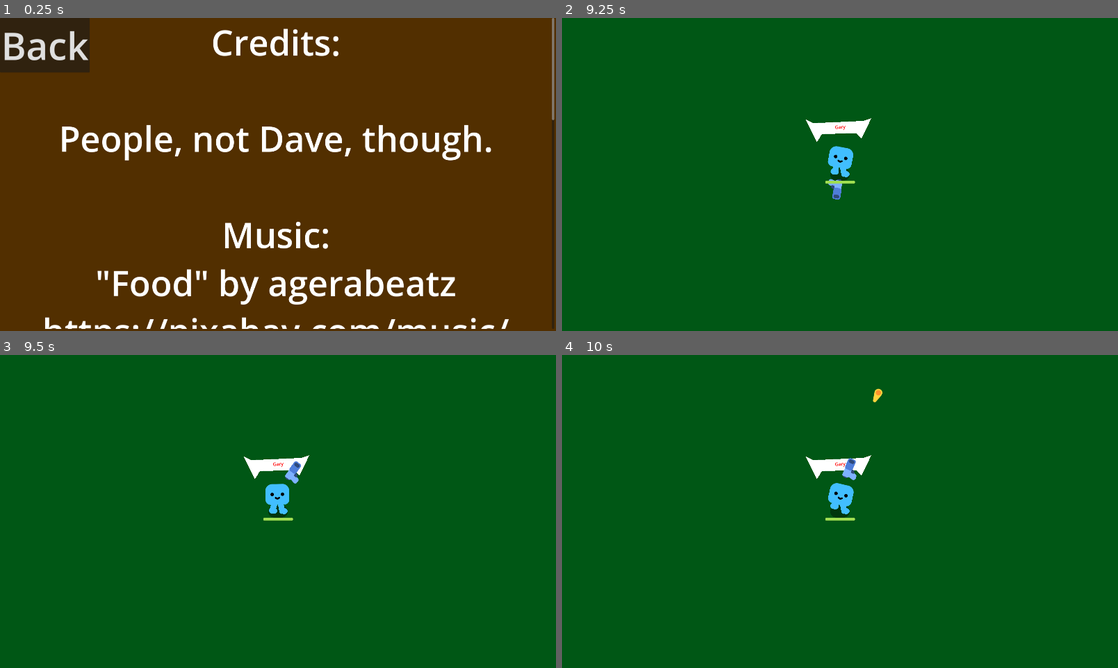
Above: before the commit, frames 1-4 (two rows, left to right).
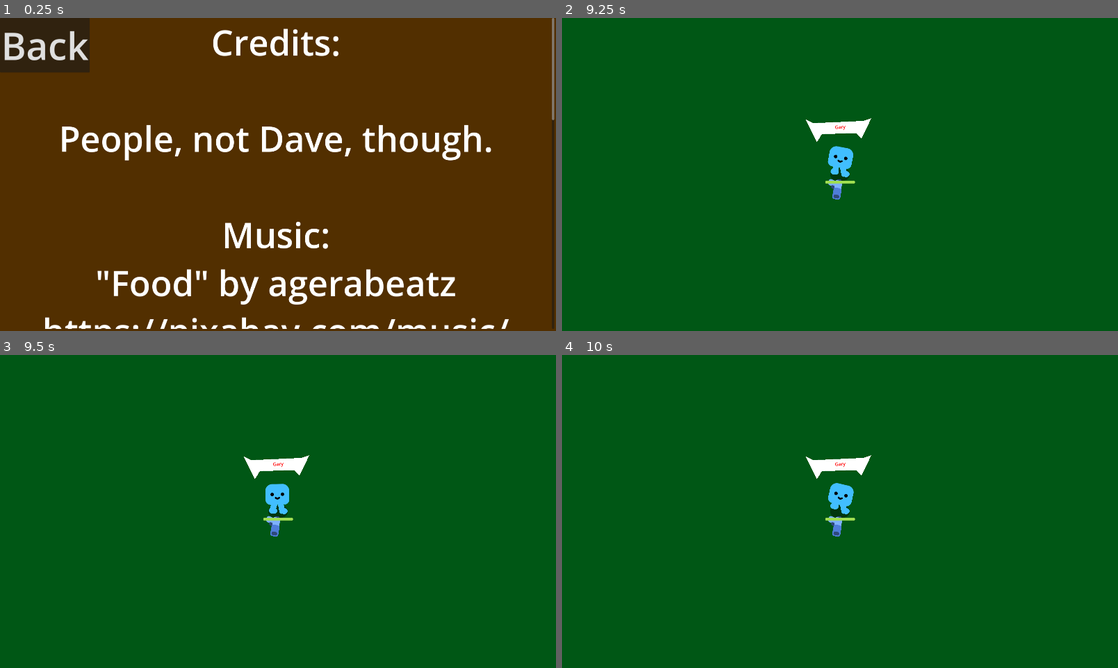
Above: after the commit, the same moments.

Repository: OcksDev/PizzaSurvivors
Game: Godot game, scene res://scenes/menu/credits.tscn
Same seed, same stepped clock (60 frames per second), same inputs: the game is played once before the commit and once after it. This scene is started directly instead of the project's main scene.
Inputs:
- Up to frame 1 (0.25 s): no input
- Up to frame 2 (9.25 s): tap Enter at 0.5 s; hold W (move_up) 0.53-1.25 s; click "Back" at 1.25 s; click "Start" at 2 s; tap Space at 2.75 s; hold W (move_up) 2.78-3.53 s; hold A (move_left) 3.53-5.03 s; hold S (move_down) 5.03-5.78 s; hold D (move_right) 5.78-6.53 s; hold W (move_up) 6.53-7.28 s; hold D (move_right) from 7.28 s (still down)
- Up to frame 3 (9.5 s): keep holding D (move_right)
- Up to frame 4 (10 s): release D (move_right) at 9.53 s; hold S (move_down) from 9.53 s (still down)

Frames 1-2 are identical in both runs. In frame 3, 0.2% of the frame differs, in the area x 47-55%, y 34-58%; in frame 4, 0.3%, in the area x 47-58%, y 10-58%.

Commit message:
enemy wave system

Diff:
--- a/scenes/game/game.tscn
+++ b/scenes/game/game.tscn
@@ -52,8 +52,14 @@
 y_sort_enabled = false
 position = Vector2(958, 542)
 
-[node name="Timer" type="Timer" parent="."]
-autostart = true
+[node name="WaveTimer" type="Timer" parent="."]
+unique_name_in_owner = true
+wait_time = 5.0
+one_shot = true
+
+[node name="SubTimer" type="Timer" parent="WaveTimer"]
+unique_name_in_owner = true
+one_shot = true
 
 [node name="DeadMenu" type="CanvasLayer" parent="."]
 unique_name_in_owner = true
@@ -87,4 +93,5 @@
 panning_strength = 0.0
 
 [connection signal="died_lol" from="PlayerLol" to="." method="_on_player_lol_died_lol"]
-[connection signal="timeout" from="Timer" to="." method="_on_timer_timeout"]
+[connection signal="timeout" from="WaveTimer" to="." method="_on_wave_timer_timeout"]
+[connection signal="timeout" from="WaveTimer/SubTimer" to="." method="_on_timer_timeout"]
--- a/scripts/game/game.gd
+++ b/scripts/game/game.gd
@@ -4,12 +4,15 @@
 @export var nerd_scene : Resource
 
 const STARTING_MUSIC = "res://audio/Food.mp3"
+var enemies_for_wave = -1;
+var current_wave = -1;
 
 func _ready() -> void:
 	# If the music player is not playing or if the music playing is not the starting music, play the starting game music
 	if not MusicPlayer.stream or MusicPlayer.stream.resource_path != STARTING_MUSIC:
 		MusicPlayer.stream = preload(STARTING_MUSIC)
 		MusicPlayer.play()
+	startwave(0)
 
 
 func spawn_mob():
@@ -18,12 +21,26 @@
 	add_child(mob);
 	mob.global_position = %PlayerLol._path().global_position;
 
+func startwave(wave):
+	current_wave = wave;
+	enemies_for_wave = 5 + (3*wave);
+	%SubTimer.wait_time = (0.9 / ((0.15 * wave) + 1)) + 0.1;
+	%SubTimer.start();
 
 
 func _on_timer_timeout() -> void:
 	spawn_mob();
+	enemies_for_wave -= 1;
+	if (enemies_for_wave > 0):
+		%SubTimer.start();
+	else:
+		%WaveTimer.start();
 
 
 func _on_player_lol_died_lol() -> void:
 	%DeadMenu.visible = true;
 	get_tree().paused = true;
+
+
+func _on_wave_timer_timeout() -> void:
+	startwave(current_wave + 1);
